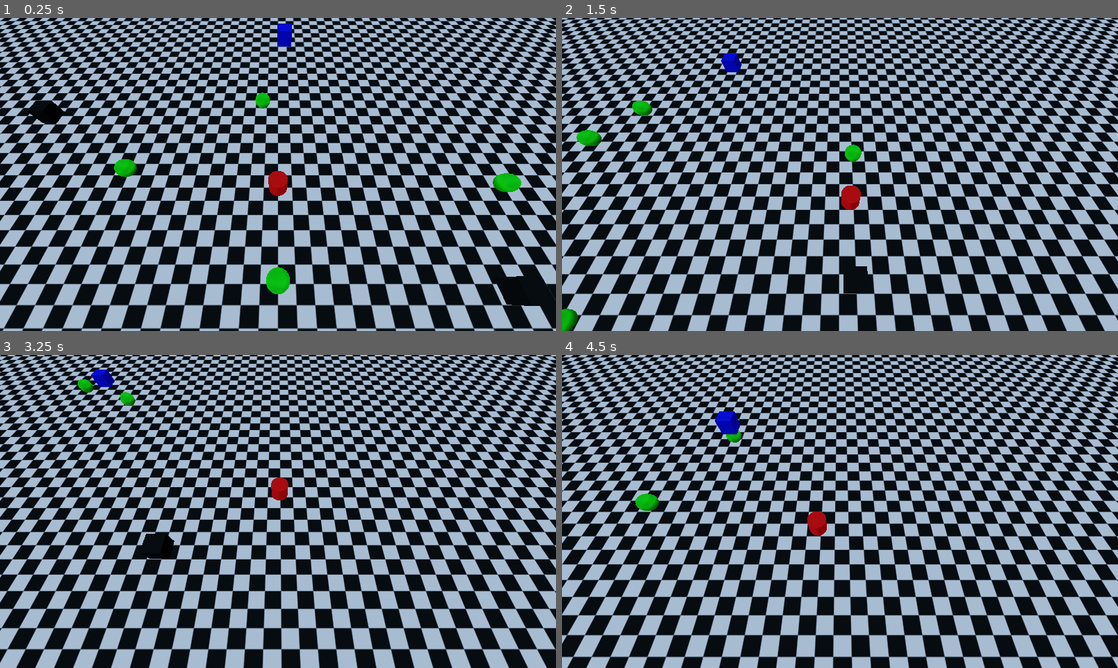
Above: before the commit, frames 1-4 (two rows, left to right).
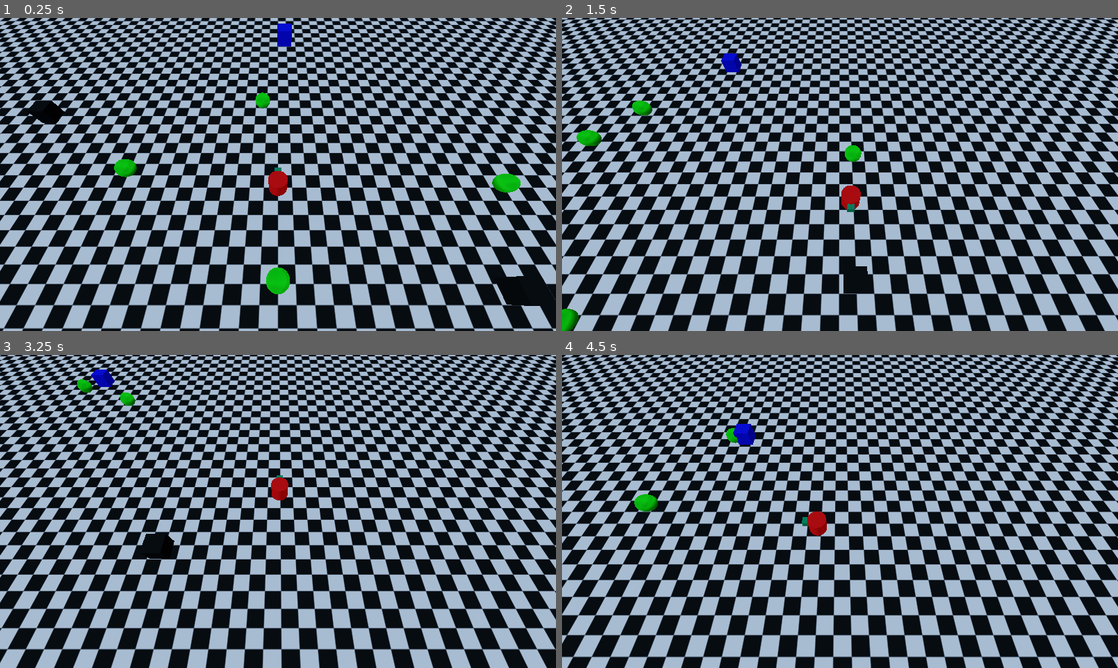
Above: after the commit, the same moments.

Repository: 0rbios/Haunted-Housekeeping
Game: Godot game, scene res://Temp/debug.tscn
Two runs of this game, one before a commit and one after it. Both use one fixed random seed, a clock stepped at 60 frames per second and the inputs below.
Inputs (mouse positions are in pixels of both pictures, inside the frame that each line leads up to):
- Up to frame 1 (0.25 s): no input
- Up to frame 2 (1.5 s): move the mouse to (962, 158) at 0.52 s; hold D (Right) 0.53-1.28 s; tap Space (Dash) at 0.6 s; tap E (Interact) at 0.8, 1.35 s; move the mouse to (728, 190) at 1.27 s; hold S (Down) from 1.28 s (still down)
- Up to frame 3 (3.25 s): tap / (SwitchCam) at 1.55, 2.1 s; move the mouse to (333, 442) at 2.02 s; release S (Down) at 2.03 s; press the mouse at (333, 442) at 2.03 s; hold D (Right) 2.03-2.78 s; move the mouse to (250, 574) at 2.77 s; release the mouse at (250, 574) at 2.78 s; hold W (Up) from 2.78 s (still down); click (250, 574) at 2.85 s; tap Space (Dash) at 3.05 s
- Up to frame 4 (4.5 s): move the mouse to (1006, 558) at 3.52 s; release W (Up) at 3.53 s; hold A (Left) from 3.53 s (still down); tap Space (Dash) at 3.6 s; tap E (Interact) at 3.8, 4.35 s; move the mouse to (673, 464) at 4.27 s

The runs differ from the first frame. In frame 1, less than 0.1% of the frame differs, in the area x 49-94%, y 47-80%; in frame 2, less than 0.1%; in frame 3, less than 0.1%; in frame 4, 0.5%, in the area x 13-45%, y 18-55%.

Commit message:
Objects Now Reparent To Holder Rather Than Contantly Moving - Objects Now Track Carrier - Adjusted Object Physics Detection - Player Now Points In Movement Direction - Objects Now Rotate With Player

Diff:
--- a/Objects/Ghost/Scripts/ghost.gd
+++ b/Objects/Ghost/Scripts/ghost.gd
@@ -46,15 +46,14 @@
 	tween.tween_property(self, "position", pos, travelTime)
 
 func _move_finished_grab():
-	if !pickupObject.carried:
-		pickupObject.carried = true
+	if pickupObject.carriedBy == null:
+		pickupObject.carriedBy = self
 		carryingNode = pickupObject
 	_choose_action()
 
 func _pickup():
 	if carryingNode != null:
-		carryingNode.position = self.position
-		carryingNode.carried = false
+		carryingNode.drop()
 		carryingNode = null
 		_choose_action()
 	else:
@@ -65,7 +64,7 @@
 		var distanceList = []
 
 		for i in range(objects.size()):
-			if objects[i].carried == false:
+			if objects[i].carriedBy == null:
 				var objectDistance = sqrt(((objects[i].position.x - self.position.x) ** 2)+ ((objects[i].position.z - self.position.z)** 2))
 				objectDistanceList.push_back({"node": objects[i], "distance": objectDistance})
 				distanceList.push_back(objectDistance)
@@ -74,12 +73,10 @@
 			pickupObject = objectDistanceList[distanceList.find(distanceList.min())].node
 			_move_to(Vector3(pickupObject.position.x, 0.6, pickupObject.position.z), "grab")
 		else:
-			print("Nothing to find")
 			_choose_action()
 
 func _collision_detected(body):
 	if body.is_in_group("player") and body.dashing:
 		if carryingNode != null:
-			carryingNode.carried = false
-			carryingNode.position = self.position
+			carryingNode.drop()
 			carryingNode = null
--- a/Objects/Ghost/ghost.tscn
+++ b/Objects/Ghost/ghost.tscn
@@ -13,8 +13,10 @@
 [node name="Ghost" type="RigidBody3D" unique_id=774080266 groups=["ghost"]]
 disable_mode = 2
 collision_layer = 2
-collision_mask = 3
+collision_mask = 10
 gravity_scale = 0.0
+freeze = true
+freeze_mode = 1
 contact_monitor = true
 max_contacts_reported = 1
 script = ExtResource("1_8iwm6")
--- a/Objects/Pickups/Script/pickup.gd
+++ b/Objects/Pickups/Script/pickup.gd
@@ -7,22 +7,22 @@
 
 # Carrying
 var possibleCarrier = null
-var carried = false
+var carriedBy = null
 
 # Functions --------------------
 
 func _physics_process(_delta):
-	self.freeze = linear_velocity == Vector3(0, 0, 0)
+	self.freeze = linear_velocity.y == 0
 
-	if Input.is_action_just_pressed("Interact") and possibleCarrier != null:
-		if carried == false:
-			possibleCarrier.carryingNode = self
-			carried = true
-			print(pickupType)
-		else:
-			self.position = possibleCarrier.position
-			possibleCarrier.carryingNode = null
-			carried = false
+	if Input.is_action_just_pressed("Interact"):
+		if carriedBy == null and possibleCarrier != null:
+			self.position = Vector3(0,0,0)
+			self.rotation = possibleCarrier.rotation
+			carriedBy = possibleCarrier
+			carriedBy.carryingNode = self
+			reparent(carriedBy, false)
+		elif carriedBy != null:
+			drop()
 
 func _collision_enter(body: Node3D):
 	if body.is_in_group("player") and !global.playerHovering:
@@ -33,3 +33,9 @@
 	if body.is_in_group("player"):
 		global.playerHovering = false
 		possibleCarrier = null
+
+func drop():
+	self.position = carriedBy.position
+	carriedBy.carryingNode = null
+	carriedBy = null
+	reparent(get_tree().root, false)
--- a/Objects/Player/Scripts/player_movement.gd
+++ b/Objects/Player/Scripts/player_movement.gd
@@ -11,28 +11,18 @@
 
 # Carrying
 var carryingNode
-var holdX
-var holdY
-
-# Camera Switch
-var camMode = "normal"
 
 # Functions --------------------
 
 func _physics_process(_delta):
-	if Input.is_action_just_pressed("SwitchCam"):
-		if camMode == "normal":
-			camMode = "overview"
-		elif camMode == "overview":
-			camMode = "normal"
 
 	if carryingNode != null:
 		if Input.is_action_pressed("Use"):
-			holdX = 1
-			holdY = 0
+			carryingNode.position.z = -1
+			carryingNode.position.y = 0
 		else:
-			holdX = 0
-			holdY = 1
+			carryingNode.position.z = 0
+			carryingNode.position.y = 1
 
 	if dashing == false:
 
@@ -70,28 +60,23 @@
 
 		if Input.is_action_just_pressed("Dash") and velocity != Vector3(0, 0, 0):
 			speed = 330
+			self.set_collision_layer_value(4, true)
 			dashing = true
 			if carryingNode != null:
-				carryingNode.position = self.position
-				carryingNode.carried = false
+				carryingNode.drop()
 				carryingNode = null
 			$"Dash Timer".start()
-
-	var tween = get_tree().create_tween()
-
-	match camMode:
-		"normal": tween.tween_property($Camera, "global_position", Vector3(self.global_position.x, self.global_position.y + 10, self.global_position.z + 5), 0.3)
-		"overview": tween.tween_property($Camera, "global_position", Vector3(self.global_position.x, self.global_position.y + 50, self.global_position.z + 50), 0.3)
 
 	var toBeNormalized = Vector2(horizontal, long).normalized()
 	velocity = Vector3(toBeNormalized.x * speed, 0, toBeNormalized.y * speed)
 	apply_force(velocity)
 
-	if carryingNode != null:
-		carryingNode.position = Vector3(self.position.x + holdX, self.position.y + holdY, self.position.z)
-
+	if velocity != Vector3(0, 0, 0):
+		look_at(self.global_position + velocity)
 
 func _dash_complete():
+	self.set_collision_layer_value(4, false)
+
 	speed = 110
 
 	if horizontal == -1 and !Input.is_action_pressed("Left"):
--- a/Objects/Player/player.tscn
+++ b/Objects/Player/player.tscn
@@ -10,9 +10,16 @@
 
 [sub_resource type="CylinderMesh" id="CylinderMesh_4flbx"]
 
+[sub_resource type="StandardMaterial3D" id="StandardMaterial3D_yw17q"]
+albedo_color = Color(0, 0.6350238, 0.4108521, 1)
+
+[sub_resource type="BoxMesh" id="BoxMesh_156m4"]
+size = Vector3(0.36, 0.745, 0.31)
+
 [node name="Player" type="RigidBody3D" unique_id=895042765 groups=["player"]]
+axis_lock_angular_x = true
+axis_lock_angular_z = true
 gravity_scale = 0.0
-lock_rotation = true
 linear_damp_mode = 1
 linear_damp = 12.921
 script = ExtResource("1_4flbx")
@@ -25,6 +32,11 @@
 material_override = SubResource("StandardMaterial3D_156m4")
 mesh = SubResource("CylinderMesh_4flbx")
 
+[node name="Direction" type="MeshInstance3D" parent="." unique_id=173400274]
+transform = Transform3D(1, 0, 0, 0, 0.5, 0, 0, 0, 1, 0.011389613, 0.19689432, -0.62773234)
+material_override = SubResource("StandardMaterial3D_yw17q")
+mesh = SubResource("BoxMesh_156m4")
+
 [node name="Dash Timer" type="Timer" parent="." unique_id=29579098]
 wait_time = 0.2
 
--- /dev/null
+++ b/Temp/camera.gd
@@ -0,0 +1,19 @@
+extends Camera3D
+
+# Camera Switch
+var camMode = "normal"
+
+@onready var following = $"../Player"
+
+func _physics_process(_delta):
+	if Input.is_action_just_pressed("SwitchCam"):
+		if camMode == "normal":
+			camMode = "overview"
+		elif camMode == "overview":
+			camMode = "normal"
+
+	var tween = get_tree().create_tween()
+
+	match camMode:
+		"normal": tween.tween_property(self, "global_position", Vector3(following.global_position.x, following.global_position.y + 10, following.global_position.z + 5), 0.3)
+		"overview": tween.tween_property(self, "global_position", Vector3(following.global_position.x, following.global_position.y + 50, following.global_position.z + 50), 0.3)
--- a/Temp/debug.tscn
+++ b/Temp/debug.tscn
@@ -5,6 +5,7 @@
 [ext_resource type="PackedScene" uid="uid://dmjwhext3k31a" path="res://Objects/Pickups/pickup.tscn" id="3_rdi1l"]
 [ext_resource type="PackedScene" uid="uid://bu1xuria60y5g" path="res://Objects/Ghost/ghost.tscn" id="4_whauu"]
 [ext_resource type="PackedScene" uid="uid://dpcfbku5h8bpa" path="res://Objects/Dirt/dirt.tscn" id="5_ttnt2"]
+[ext_resource type="Script" uid="uid://cqj1e0f7is52v" path="res://Temp/camera.gd" id="6_jby4n"]
 
 [sub_resource type="ProceduralSkyMaterial" id="ProceduralSkyMaterial_lvjdj"]
 sky_horizon_color = Color(0.66224277, 0.6717428, 0.6867428, 1)
@@ -29,9 +30,6 @@
 [node name="Player" parent="." unique_id=607617953 instance=ExtResource("2_rdi1l")]
 transform = Transform3D(1, 0, 0, 0, 1, 0, 0, 0, 1, 0, 0.5, 0)
 linear_damp = 13.0
-
-[node name="Camera" type="Camera3D" parent="Player" unique_id=21355786]
-transform = Transform3D(1, 0, 0, 0, 0.49999997, 0.86602545, 0, -0.86602545, 0.49999997, 0, 8, 5)
 
 [node name="Object" parent="." unique_id=194550230 instance=ExtResource("3_rdi1l")]
 transform = Transform3D(1, 0, 0, 0, 1, 0, 0, 0, 1, 0.46212244, 2.731835, -11)
@@ -73,3 +71,7 @@
 [node name="Dirt4" parent="." unique_id=197198947 instance=ExtResource("5_ttnt2")]
 transform = Transform3D(1, 0, 0, 0, 1, 0, 0, 0, 1, 10.073324, 0.5394399, 4.949362)
 dirtType = "ground"
+
+[node name="Camera" type="Camera3D" parent="." unique_id=21355786]
+transform = Transform3D(1, 0, 0, 0, 0.49999997, 0.86602545, 0, -0.86602545, 0.49999997, 0, 8.5, 5)
+script = ExtResource("6_jby4n")
Not shown, added: Temp/camera.gd.uid
